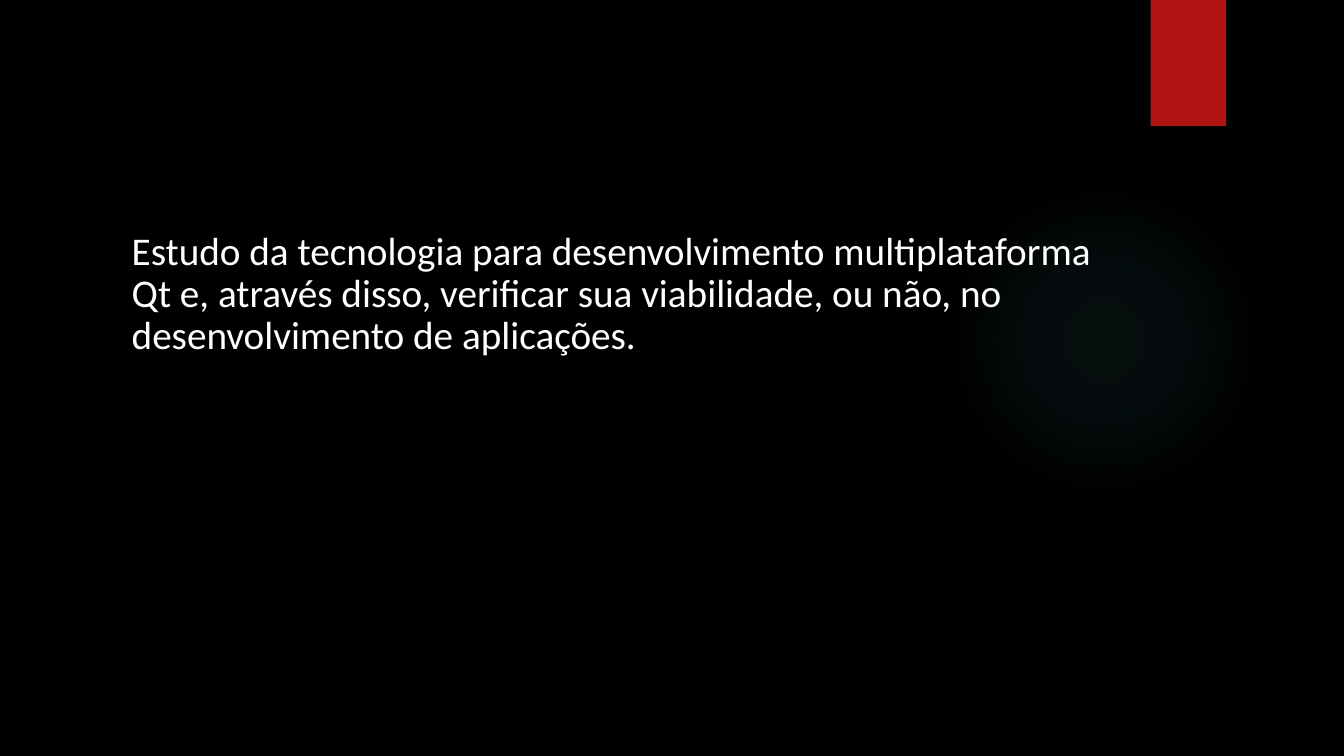
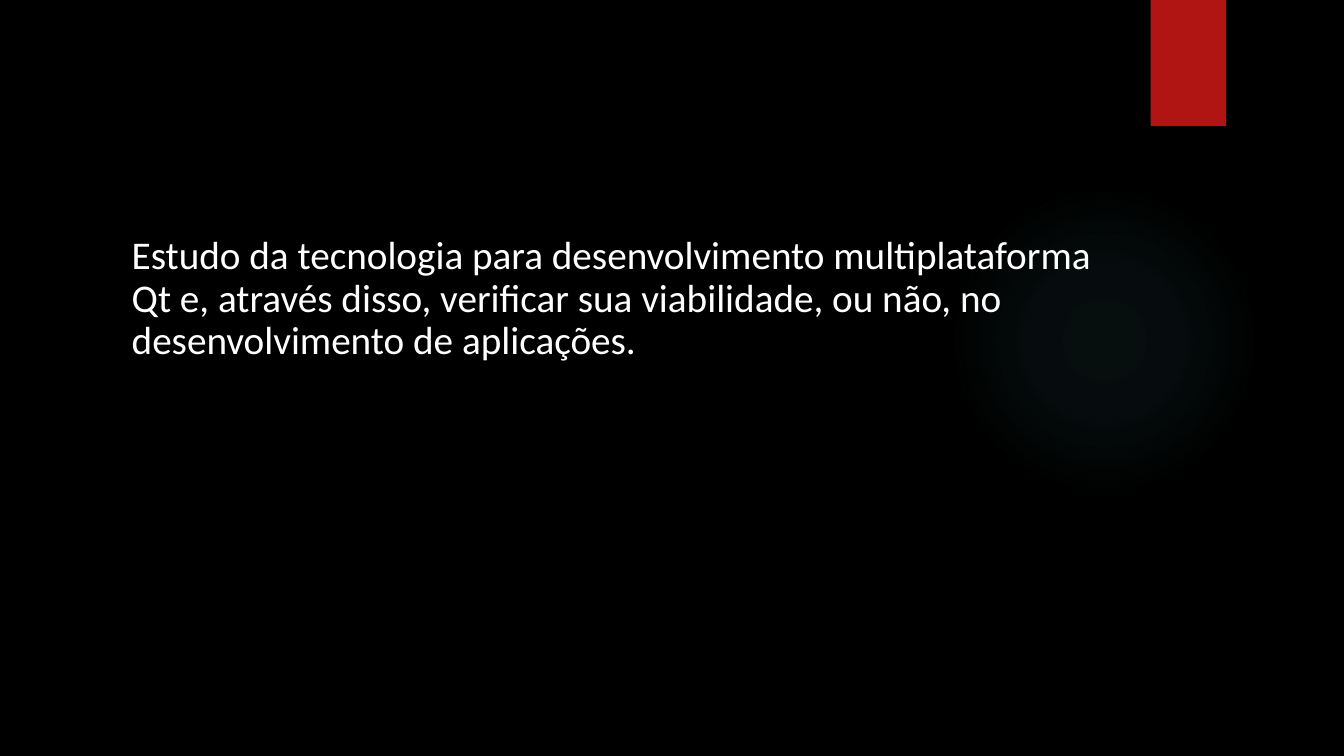
Before and after one commit to ricardopetrere/TCC_FTT, a slide deck: slide 7 of documentos/Apresentação_22_09.pptx (slide 6 before the commit). Drawn at 1344x756 pixels with LibreOffice and Linux fonts; fonts in the diff are those of the drawing; background and template pictures are left out. Boxes give left, top, right and bottom in pixels: in the first picture for what was removed or moved away, otherwise in the second. Text is boxed around its words. In the diff, an @@ line names an element or a change of style, - is before the commit and + after.

```diff
--- a/documentos/Apresentação_22_09.pptx
+++ b/documentos/Apresentação_22_09.pptx
@@ text "Estudo da tecnologia para desenvolvimento ...": place and size @@
-text "Estudo da tecnologia para desenvolvimento ..." at (132, 237, 1090, 356)
+text "Estudo da tecnologia para desenvolvimento ..." at (132, 241, 1090, 361)
```
Also in this commit, not shown: 8 other slides changed, 1 slide added, 2 other files.
